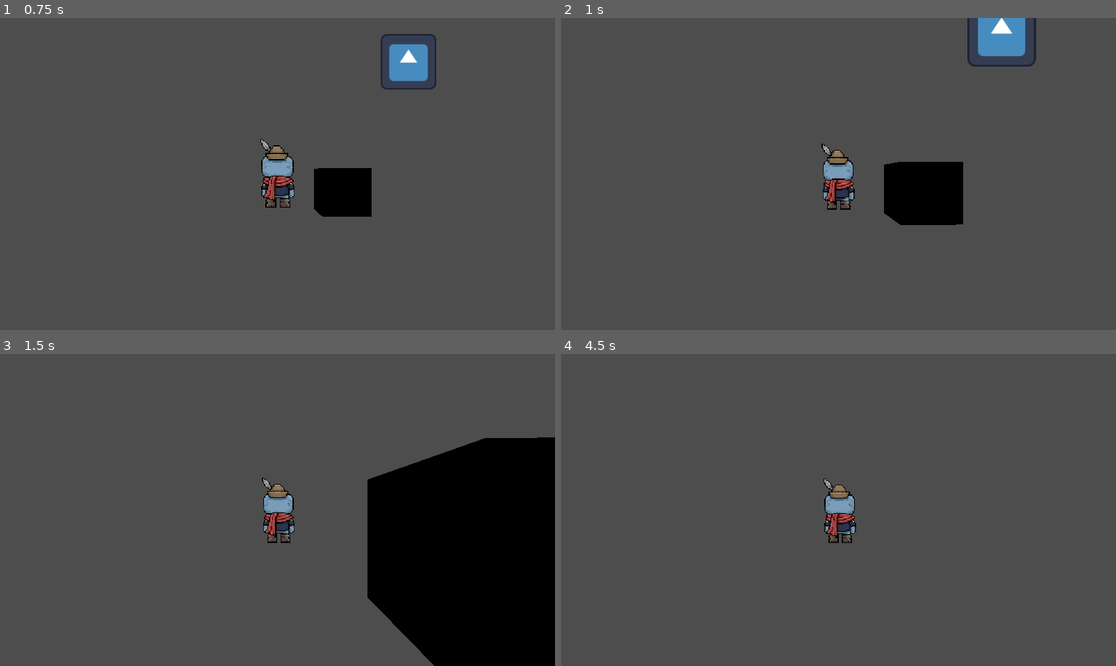
Above: before the commit, frames 1-4 (two rows, left to right).
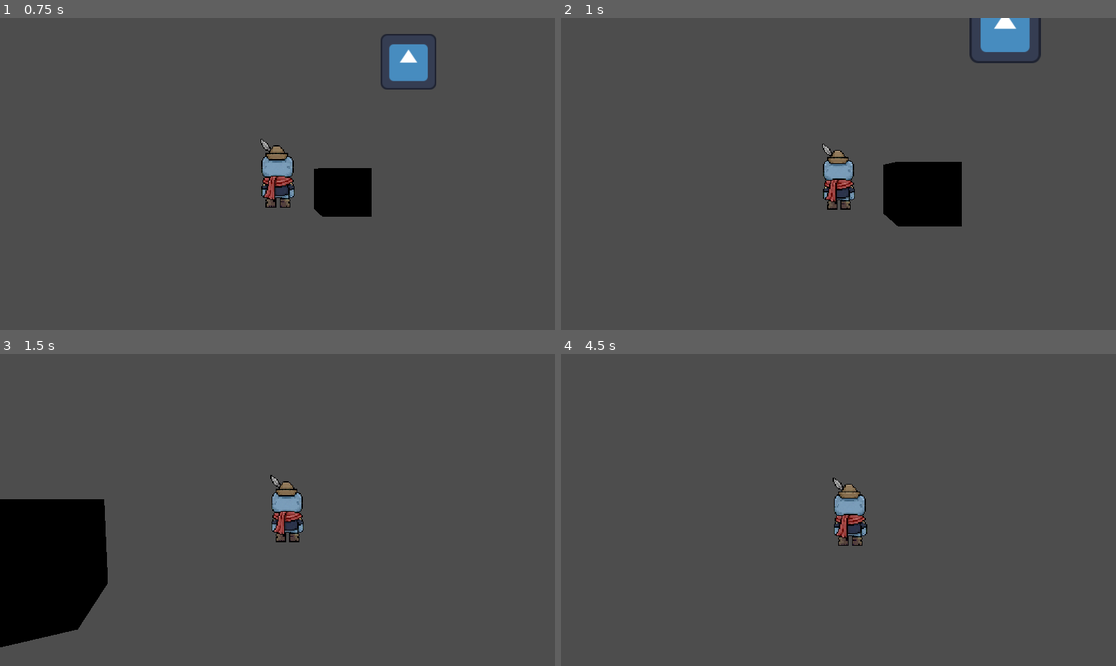
Above: after the commit, the same moments.

Repository: DBorgKiwami/group-project
Game: Godot game, scene res://scenes/levels/3d/testlevel.tscn
The game is run twice, just before and just after one commit, with the same random seed, the same clock (stepped at 60 frames per second) and the same inputs. The engine's default icon, where the game draws it, is replaced by a stand-in: a white triangle on a blue panel in a dark square.
Inputs (mouse positions are in pixels of both pictures, inside the frame that each line leads up to):
- Up to frame 1 (0.75 s): tap Enter (ui_accept) at 0.5 s; move the mouse to (305, 174) at 0.52 s; hold Up (ui_up) from 0.53 s (still down); hold Shift (attack) from 0.53 s (still down)
- Up to frame 2 (1 s): keep holding Up (ui_up); keep holding Shift (attack); tap Enter (ui_accept) at 0.77 s
- Up to frame 3 (1.5 s): keep holding Up (ui_up); move the mouse to (249, 510) at 1.27 s; release Shift (attack) at 1.28 s; tap / (grapple) at 1.35 s
- Up to frame 4 (4.5 s): keep holding Up (ui_up); tap Enter (ui_accept) at 1.52, 3.02, 3.77 s; move the mouse to (849, 503) at 2.02 s; hold E (interact) 2.03-2.78 s; move the mouse to (832, 516) at 2.77 s; tap Shift (attack) at 2.85 s; move the mouse to (877, 513) at 3.52 s; hold / (grapple) 3.53-4.28 s; move the mouse to (794, 506) at 4.27 s; tap E (interact) at 4.35 s

Frame 1 is identical in both runs. In frame 2, 1.1% of the frame differs, in the area x 46-87%, y 0-67%; in frame 3, 31%, in the area x 0-100%, y 26-100%; in frame 4, 1.1%.

Commit message:
Fixing camera jitter bug

Diff:
--- /dev/null
+++ b/scenes/player/3dplayercamera.tscn
@@ -0,0 +1,5 @@
+[gd_scene format=3 uid="uid://ugshxye3ubpa"]
+
+[node name="Camera Pivot" type="Node3D" unique_id=1516232434]
+
+[node name="Camera3D" type="Camera3D" parent="." unique_id=1778776858]
--- a/scripts/playermovement/player3d.gd
+++ b/scripts/playermovement/player3d.gd
@@ -8,7 +8,7 @@
 
 @export var SPEED = 5.0
 @export var JUMP_VELOCITY = 4.5
-@export var CAMERA_SPEED = 0.005
+@export var CAMERA_SPEED = 0.5
 @export var CAMERA_PAN_SPEED = 5.0
 @export var jump_timer_max = 0.2
 @export var jump_buffer_len = 0.12
@@ -57,12 +57,14 @@
 func _input(event: InputEvent) -> void:
 	var camera_dir := Input.get_vector("camera_left","camera_right","camera_up","camera_down")
 	camera_dir = Input.get_last_mouse_screen_velocity()
-	if camera_dir and !inDialogue:
-		var yRotation = deg_to_rad(camera_dir.x * CAMERA_SPEED)
+	if camera_dir and !inDialogue and event is InputEventMouseMotion:
+		var yRotation = deg_to_rad(event.relative.x * CAMERA_SPEED)
+
+		print(yRotation)
 
 		rotation.y -= yRotation
 		camera_pivot.rotation.y -= yRotation
-		camera_pivot.rotation_degrees.x = clampf(camera_pivot.rotation_degrees.x - (camera_dir.y  * CAMERA_SPEED), -90, 90)
+		camera_pivot.rotation_degrees.x = clampf(camera_pivot.rotation_degrees.x - (event.relative.y  * CAMERA_SPEED), -90, 90)
 		#pass
 	camera_dir = Input.get_last_mouse_screen_velocity()
 	if event.is_action_pressed("grapple") and !inDialogue:
